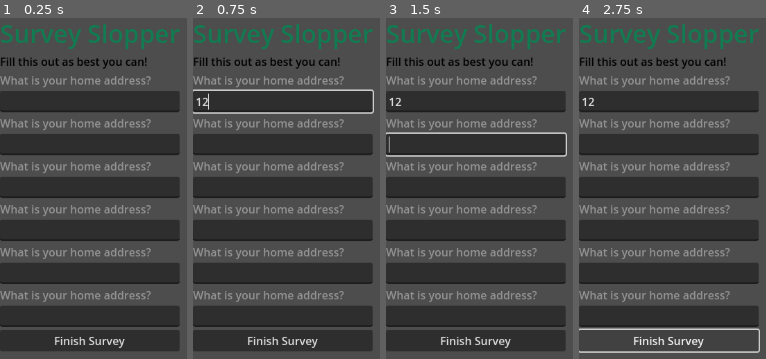
Above: before the commit, frames 1-4 (left to right).
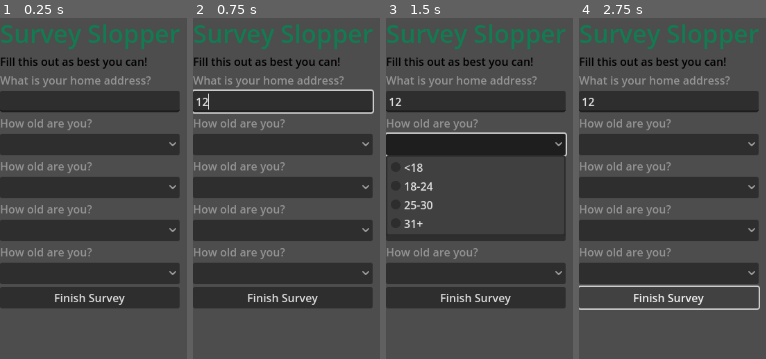
Above: after the commit, the same moments.

Repository: zsmitty2020/SSUFamJam25
Game: Godot game, scene res://Windows/Surveys/survey.tscn
Two runs of this game, one before a commit and one after it. Both use one fixed random seed, a clock stepped at 60 frames per second and the inputs below. This scene is started directly instead of the project's main scene.
Inputs (mouse positions are in pixels of both pictures, inside the frame that each line leads up to):
- Up to frame 1 (0.25 s): no input
- Up to frame 2 (0.75 s): click (282, 103) at 0.52 s; type "12" at 0.6 s
- Up to frame 3 (1.5 s): click (475, 144) at 1.27 s
- Up to frame 4 (2.75 s): click "Finish Survey" at 2 s

The runs differ from the first frame. In frame 1, 19% of the frame differs, in the area x 0-97%, y 29-98%; in frame 2, 19%; in frame 3, 21%; in frame 4, 12%.

Commit message:
added variety to survey titles

Diff:
--- a/ssu-fam-jam-game-godot-project/Windows/Surveys/location.gd
+++ b/ssu-fam-jam-game-godot-project/Windows/Surveys/location.gd
@@ -2,5 +2,5 @@
 
 signal interact
 
-func _on_line_edit_text_changed(_new_text: String) -> void:
+func interaction(_miscvar) -> void:
 	interact.emit()
--- /dev/null
+++ b/ssu-fam-jam-game-godot-project/Windows/Surveys/qagegroup.tscn
@@ -0,0 +1,25 @@
+[gd_scene load_steps=2 format=3 uid="uid://b43dlft2wmoya"]
+
+[ext_resource type="Script" uid="uid://d1jw6kpttdvoq" path="res://Windows/Surveys/location.gd" id="1_rrwwr"]
+
+[node name="agegroup" type="VBoxContainer"]
+script = ExtResource("1_rrwwr")
+
+[node name="Label" type="Label" parent="."]
+layout_mode = 2
+theme_override_colors/font_color = Color(0.5796909, 0.57969093, 0.57969093, 1)
+text = "How old are you?"
+
+[node name="OptionButton" type="OptionButton" parent="."]
+layout_mode = 2
+item_count = 4
+popup/item_0/text = "<18"
+popup/item_0/id = 0
+popup/item_1/text = "18-24"
+popup/item_1/id = 1
+popup/item_2/text = "25-30"
+popup/item_2/id = 2
+popup/item_3/text = "31+"
+popup/item_3/id = 3
+
+[connection signal="item_selected" from="OptionButton" to="." method="interaction"]
--- a/ssu-fam-jam-game-godot-project/Windows/Surveys/qlocation.tscn
+++ b/ssu-fam-jam-game-godot-project/Windows/Surveys/qlocation.tscn
@@ -13,4 +13,4 @@
 [node name="LineEdit" type="LineEdit" parent="."]
 layout_mode = 2
 
-[connection signal="text_changed" from="LineEdit" to="." method="_on_line_edit_text_changed"]
+[connection signal="text_changed" from="LineEdit" to="." method="interaction"]
--- a/ssu-fam-jam-game-godot-project/Windows/Surveys/survey.tscn
+++ b/ssu-fam-jam-game-godot-project/Windows/Surveys/survey.tscn
@@ -1,7 +1,8 @@
-[gd_scene load_steps=3 format=3 uid="uid://ccerxijkbdlf8"]
+[gd_scene load_steps=4 format=3 uid="uid://ccerxijkbdlf8"]
 
 [ext_resource type="Script" uid="uid://b85vyv2f5bedc" path="res://Windows/Surveys/survey.gd" id="1_qy41n"]
 [ext_resource type="PackedScene" uid="uid://dunhxatu8atam" path="res://Windows/Surveys/qlocation.tscn" id="2_12crs"]
+[ext_resource type="PackedScene" uid="uid://b43dlft2wmoya" path="res://Windows/Surveys/qagegroup.tscn" id="3_wemda"]
 
 [node name="Survey" type="ScrollContainer"]
 anchors_preset = 15
@@ -10,7 +11,7 @@
 grow_horizontal = 2
 grow_vertical = 2
 script = ExtResource("1_qy41n")
-questions = Array[PackedScene]([ExtResource("2_12crs"), ExtResource("2_12crs")])
+questions = Array[PackedScene]([ExtResource("2_12crs"), ExtResource("3_wemda")])
 
 [node name="VBoxContainer" type="VBoxContainer" parent="."]
 layout_mode = 2
@@ -26,9 +27,6 @@
 theme_override_colors/font_color = Color(0, 0, 0, 1)
 text = "Fill this out as best you can!"
 
-[node name="location" parent="VBoxContainer" instance=ExtResource("2_12crs")]
-layout_mode = 2
-
 [node name="CenterContainer" type="CenterContainer" parent="."]
 layout_mode = 2
 
--- /dev/null
+++ b/ssu-fam-jam-game-godot-project/Windows/Surveys/survey_link.gd
@@ -0,0 +1,17 @@
+extends RichTextLabel
+
+var titles:Array[String] = [
+	"[url]Click here to complete a survey and earn $$$[/url]",
+	"[url]Make BIG money by clicking HERE[/url]",
+	"[url]This survey only takes a few seconds![/url]",
+	"[url]Don't miss out on our SPECIAL offer before it expires[/url]",
+	"[url]Lots of rewards for participants of our survey[/url]",
+	"[url]give us your personal information, we will sell it.[/url]",
+	"[url]I dont like you, you dont like me, but we can do a lot for each other if you click HERE[/url]",
+	"[url]A few quick clicks can get you CASH[/url]",
+	"[url]Looking for people to participate in our survey, do you qualify?[/url]",
+	"[url]Click here to see if you qualify for our IMMENSE rewards[/url]",
+]
+
+func _ready() -> void:
+	text = titles.pick_random()
--- a/ssu-fam-jam-game-godot-project/Windows/Surveys/survey_link.tscn
+++ b/ssu-fam-jam-game-godot-project/Windows/Surveys/survey_link.tscn
@@ -1,7 +1,10 @@
-[gd_scene format=3 uid="uid://sj2exwkcskeg"]
+[gd_scene load_steps=2 format=3 uid="uid://sj2exwkcskeg"]
+
+[ext_resource type="Script" uid="uid://d1igosyevkuu6" path="res://Windows/Surveys/survey_link.gd" id="1_odrg6"]
 
 [node name="SurveyLink" type="RichTextLabel"]
 theme_override_colors/default_color = Color(0.117925726, 0.34323788, 0.5721448, 1)
 bbcode_enabled = true
 text = "[url]Click here to complete a survey and earn $$$[/url]"
 fit_content = true
+script = ExtResource("1_odrg6")
--- a/ssu-fam-jam-game-godot-project/Windows/Surveys/survey_window.gd
+++ b/ssu-fam-jam-game-godot-project/Windows/Surveys/survey_window.gd
@@ -22,3 +22,14 @@
 func _on_survey_window_close_requested() -> void:
 	GlobalData.open_tabs.erase("survey")
 	get_parent().queue_free()
+
+
+func _on_refresh_pressed() -> void:
+	for i in $Surveys.get_children():
+		if i is not Label:
+			i.queue_free()
+	await get_tree().create_timer(0.35).timeout
+	for i in range(GlobalData.survey_count):
+		var temp = preload("res://Windows/Surveys/survey_link.tscn").instantiate()
+		$Surveys.add_child(temp)
+		temp.connect("meta_clicked", _on_survey_link_meta_clicked)
--- a/ssu-fam-jam-game-godot-project/Windows/Surveys/survey_window.tscn
+++ b/ssu-fam-jam-game-godot-project/Windows/Surveys/survey_window.tscn
@@ -22,17 +22,6 @@
 texture = SubResource("GradientTexture1D_1wuo8")
 script = ExtResource("1_fc8nb")
 
-[node name="Button" type="Button" parent="SurveyWindow"]
-layout_mode = 1
-anchors_preset = 1
-anchor_left = 1.0
-anchor_right = 1.0
-offset_left = -65.0
-offset_bottom = 31.0
-grow_horizontal = 0
-text = "refresh"
-expand_icon = true
-
 [node name="Surveys" type="VBoxContainer" parent="SurveyWindow"]
 layout_mode = 1
 anchors_preset = 15
@@ -47,4 +36,16 @@
 theme_override_font_sizes/font_size = 36
 text = "Survey Slopper"
 
+[node name="Refresh" type="Button" parent="SurveyWindow"]
+layout_mode = 1
+anchors_preset = 1
+anchor_left = 1.0
+anchor_right = 1.0
+offset_left = -65.0
+offset_bottom = 31.0
+grow_horizontal = 0
+text = "refresh"
+expand_icon = true
+
 [connection signal="close_requested" from="." to="SurveyWindow" method="_on_survey_window_close_requested"]
+[connection signal="pressed" from="SurveyWindow/Refresh" to="SurveyWindow" method="_on_refresh_pressed"]
Not shown, added: ssu-fam-jam-game-godot-project/Windows/Surveys/survey_link.gd.uid
